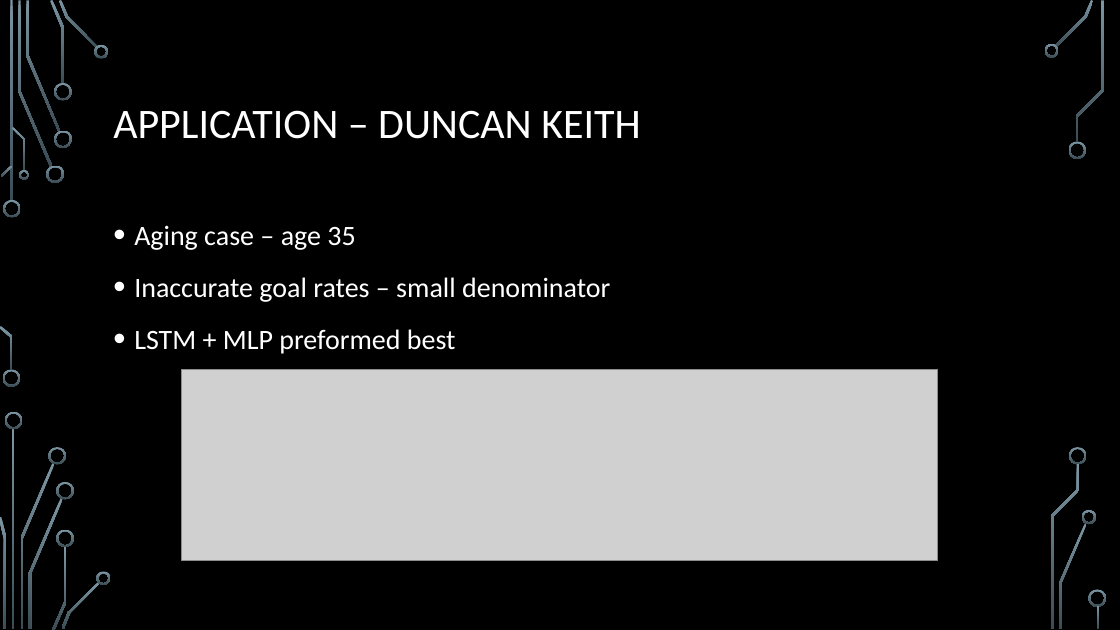
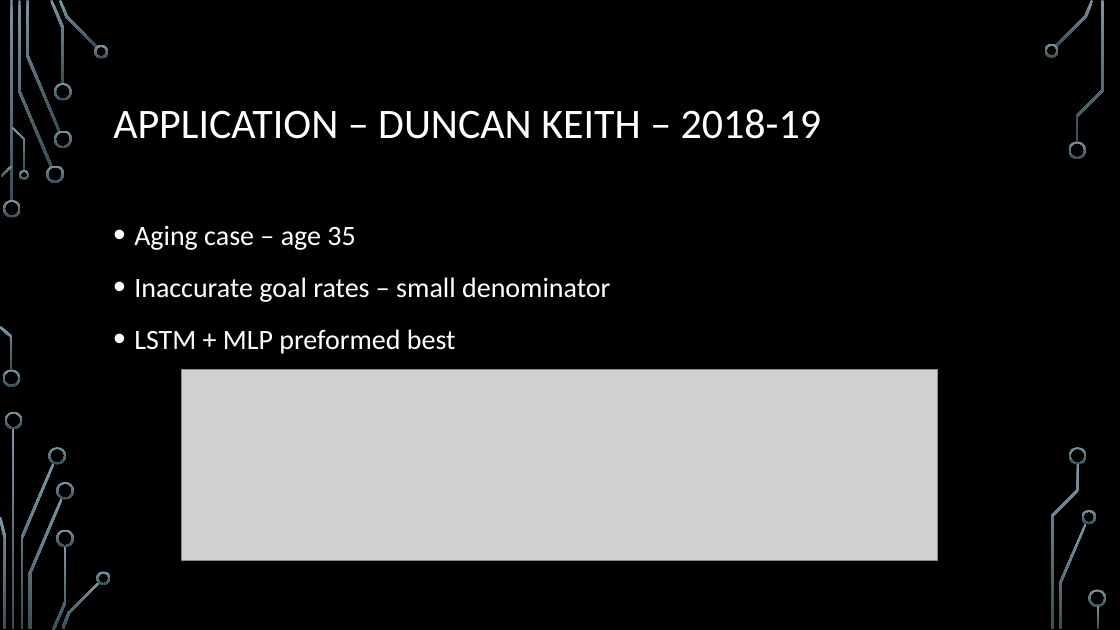
Before and after one commit to TreeLeef/nhl-performance-forecasting, a slide deck: slide 8 of Presentation.pptx. Drawn at 1120x630 pixels with LibreOffice and Linux fonts; fonts in the diff are those of the drawing; grey boxes stand for pictures; background and template pictures are left out. Boxes give left, top, right and bottom in pixels: in the first picture for what was removed or moved away, otherwise in the second. Text is boxed around its words. In the diff, an @@ line names an element or a change of style, - is before the commit and + after.

```diff
--- a/Presentation.pptx
+++ b/Presentation.pptx
@@ title at box(113, 109, 821, 139): text changed @@
-APPLICATION – DUNCAN KEITH
+APPLICATION – DUNCAN KEITH – 2018-19
```
Also in this commit, not shown: 6 other slides changed, 2 other files.
